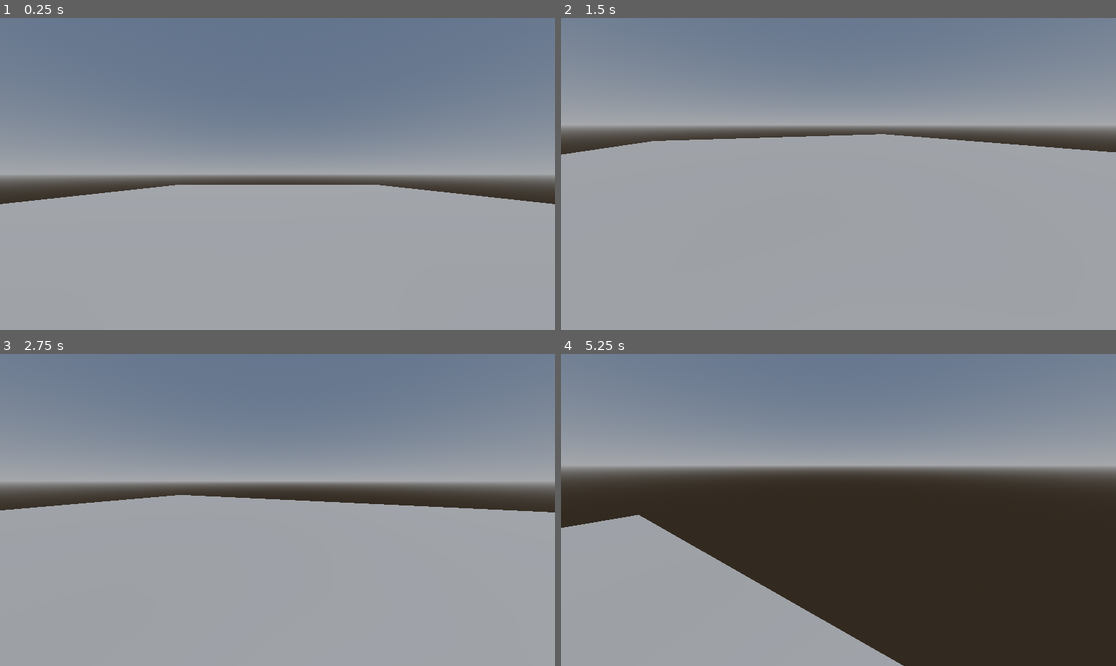
Above: before the commit, frames 1-4 (two rows, left to right).
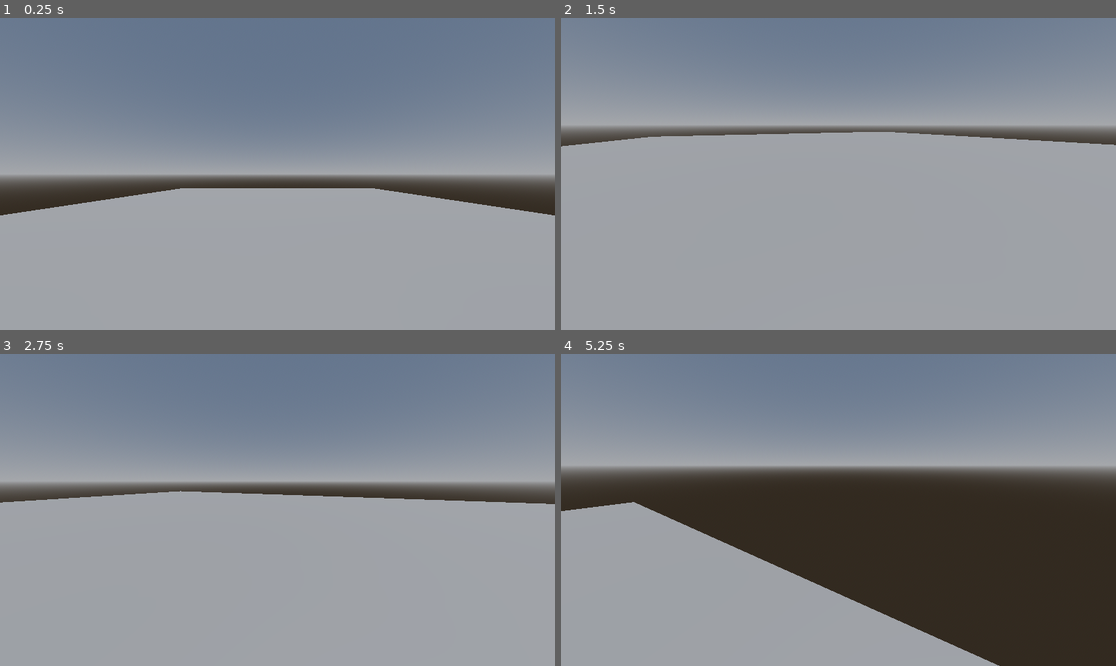
Above: after the commit, the same moments.

Repository: kennethbchen/Memory-Mall-Game
Game: Godot game, scene res://game.tscn
Same seed, same stepped clock (60 frames per second), same inputs: the game is played once before the commit and once after it.
Inputs (mouse positions are in pixels of both pictures, inside the frame that each line leads up to):
- Up to frame 1 (0.25 s): no input
- Up to frame 2 (1.5 s): move the mouse to (960, 158) at 0.52 s; press the mouse at (960, 158) at 0.53 s; hold D (game_right) 0.53-1.28 s; move the mouse to (810, 174) at 1.27 s; release the mouse at (810, 174) at 1.28 s; hold W (game_forward) from 1.28 s (still down); click (810, 174) at 1.35 s
- Up to frame 3 (2.75 s): keep holding W (game_forward); move the mouse to (288, 503) at 2.02 s; press the mouse at (288, 503) at 2.03 s
- Up to frame 4 (5.25 s): keep holding W (game_forward); move the mouse to (832, 516) at 2.77 s; release the mouse at (832, 516) at 2.78 s; click (832, 516) at 2.85 s; move the mouse to (877, 513) at 3.52 s; press the mouse at (877, 513) at 3.53 s; move the mouse to (794, 506) at 4.27 s; release the mouse at (794, 506) at 4.28 s; click (794, 506) at 4.35 s; move the mouse to (844, 510) at 5.02 s; press the mouse at (844, 510) at 5.03 s

The runs differ from the first frame. In frame 1, 2.0% of the frame differs, in the area x 0-100%, y 53-64%; in frame 2, 1.5%; in frame 3, 1.9%; in frame 4, 6.0%, in the area x 0-79%, y 47-100%.

Commit message:
Fixed player movement

Diff:
--- a/game.tscn
+++ b/game.tscn
@@ -29,7 +29,7 @@
 script = ExtResource("1_ql8j7")
 
 [node name="OrbitCameraController" type="Node3D" parent="."]
-transform = Transform3D(1, 0, 0, 0, 1, 0, 0, 0, 1, 0, 1.59857, 0)
+transform = Transform3D(1, 0, 0, 0, 1, 0, 0, 0, 1, 0, 2.77235, 0)
 script = ExtResource("1_20s52")
 camera_path = NodePath("Camera3D")
 target_path = NodePath("../Player")
@@ -44,7 +44,7 @@
 fov = 90.0
 
 [node name="Player" type="CharacterBody3D" parent="." node_paths=PackedStringArray("camera")]
-transform = Transform3D(1, 0, 0, 0, 1, 0, 0, 0, 1, 0, 1.59857, 0)
+transform = Transform3D(1, 0, 0, 0, 1, 0, 0, 0, 1, 0, 2.77235, 0)
 script = ExtResource("3_lntuk")
 camera = NodePath("../OrbitCameraController/Camera3D")
 
--- a/scripts/player.gd
+++ b/scripts/player.gd
@@ -5,7 +5,7 @@
 @export var speed: float = 10
 var input_direction: Vector2
 
-var relative_input_direction:
+var relative_input_direction: Vector3:
 	get:
 		if camera == null:
 			return Vector3(input_direction.x, input_direction.y, 0)
@@ -37,9 +37,14 @@
 
 func _physics_process(delta):
 
+	var move_vel = relative_input_direction * speed
+	velocity.x = move_vel.x
+	velocity.z = move_vel.z
+
 	# Gravity
 	if not is_on_floor():
 		velocity.y += -9.8 * delta
+	else:
+		velocity.y = 0
 
-	velocity = relative_input_direction * speed
 	move_and_slide()
